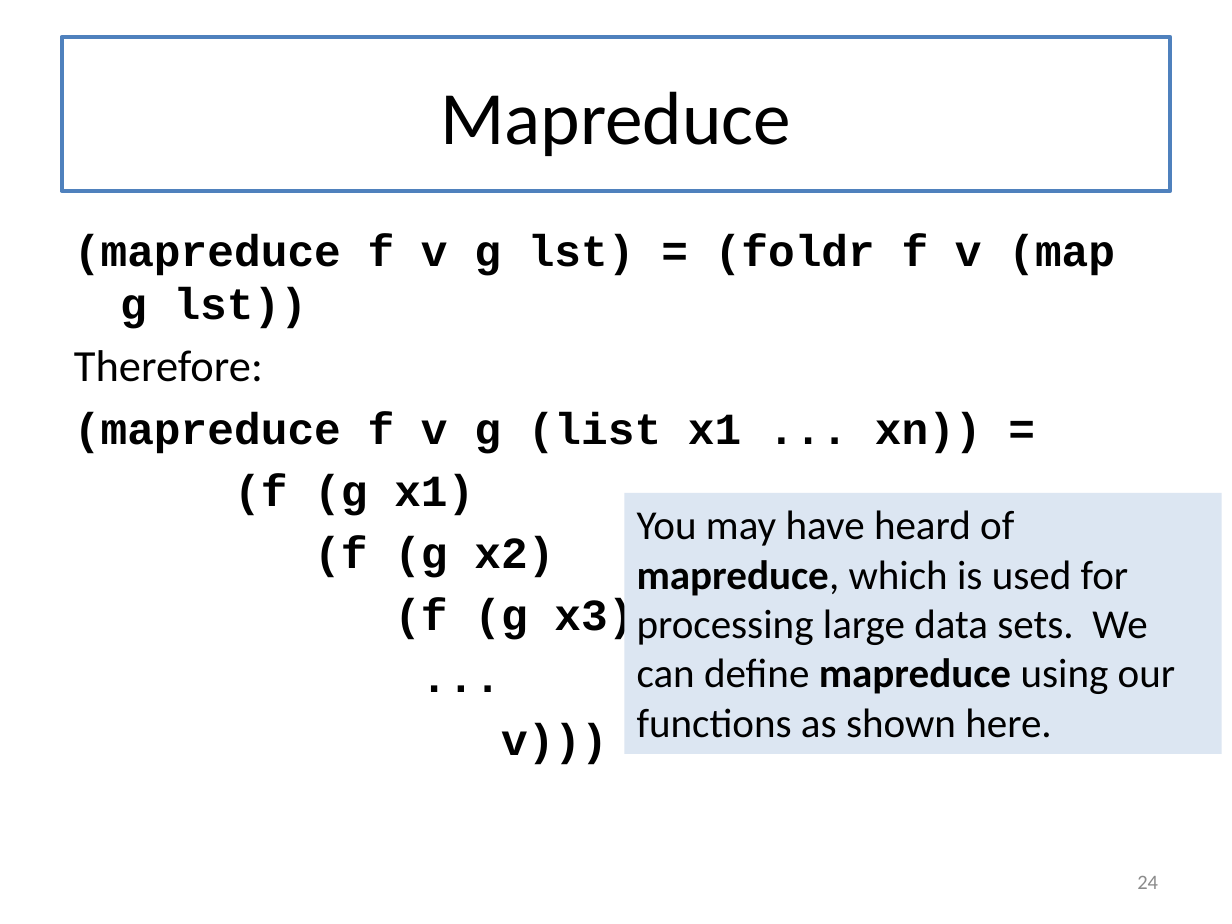
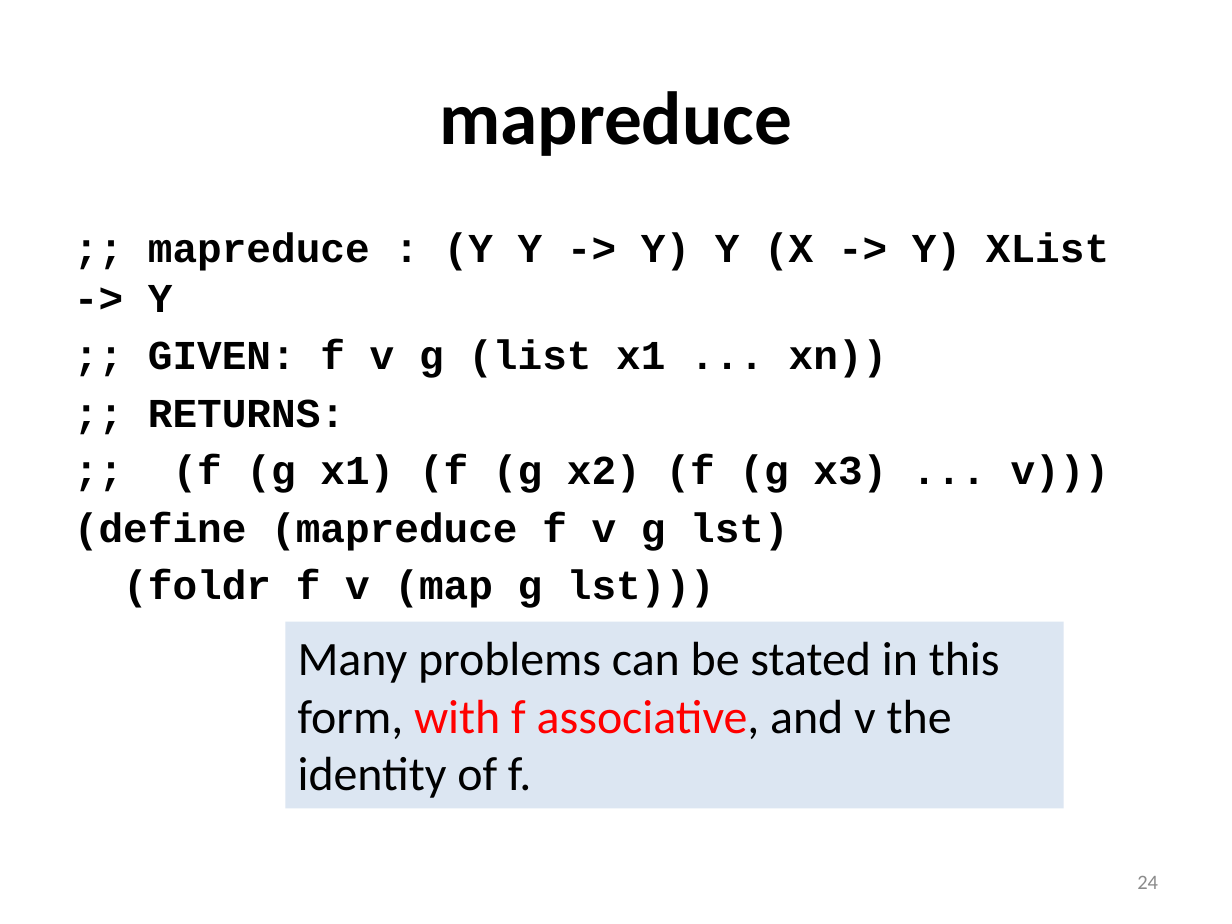
Before and after one commit to mwand/cs5010f17, a slide deck: slide 24 of Slides/Lesson 6.4 Foldr.pptx. Drawn at 1232x924 pixels with LibreOffice and Linux fonts; fonts in the diff are those of the drawing. Boxes give left, top, right and bottom in pixels: in the first picture for what was removed or moved away, otherwise in the second. Text is boxed around its words. In the diff, an @@ line names an element or a change of style, - is before the commit and + after.

```diff
--- a/Slides/Lesson 6.4 Foldr.pptx
+++ b/Slides/Lesson 6.4 Foldr.pptx
@@ title "mapreduce" at bbox=[62, 37, 1170, 191]: outline #4F81BD 2.25 pt to #4F81BD 2 pt @@
@@ title at bbox=[439, 91, 792, 156]: text changed; bold on @@
-Mapreduce
+mapreduce
@@ text at bbox=[74, 233, 1110, 608]: text changed; size 26 to 24 pt @@
-(mapreduce f v g lst) = (foldr f v (map g lst))
-Therefore:
-(mapreduce f v g (list x1 ... xn)) =
-(f (g x1)
-(f (g x2)
-(f (g x3)
-...
-v)))
+;; mapreduce : (Y Y -> Y) Y (X -> Y) XList -> Y
+;; GIVEN: f v g (list x1 ... xn))
+;; RETURNS:
+;; (f (g x1) (f (g x2) (f (g x3) ... v)))
+(define (mapreduce f v g lst)
+(foldr f v (map g lst)))
@@ rectangle removed at bbox=[625, 493, 1222, 754] @@
-You may have heard of mapreduce, which is used for processing large data sets. We can define mapreduce using our functions as shown here.
@@ rectangle added at bbox=[286, 622, 1064, 808], fill #DCE6F2, 28 pt, text #000000 @@
+Many problems can be stated in this form, with f associative, and v the identity of f.
```
Also in this commit, not shown: 13 other slides changed, 5 slides added, 1 slide removed, 7 other files.
